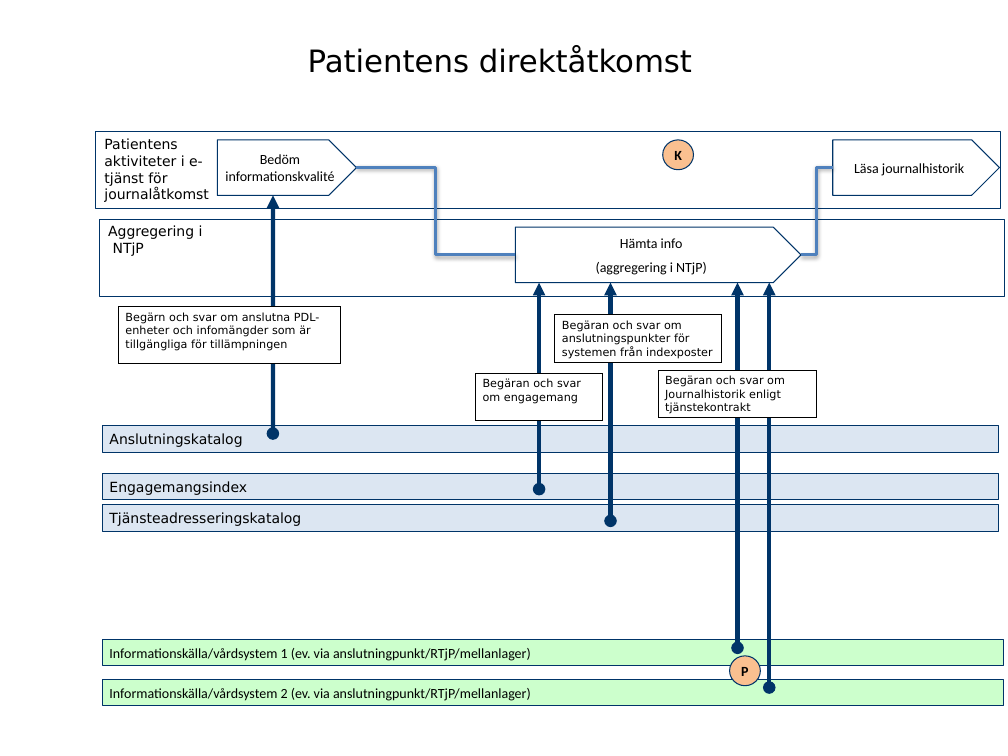
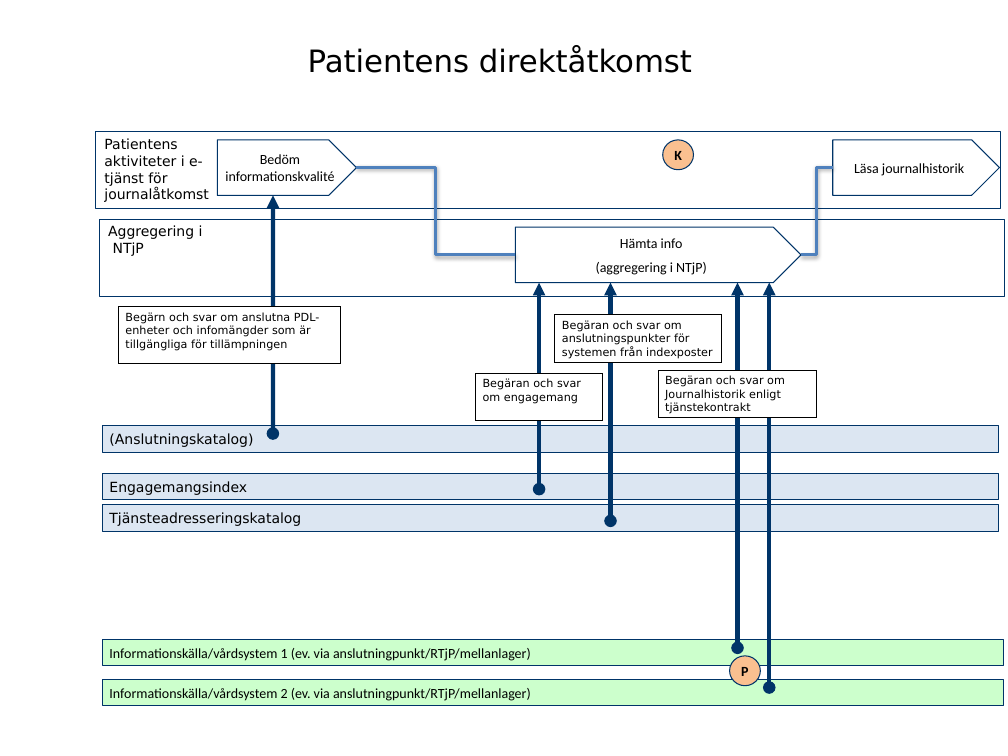
Before and after one commit to admstar/rivta, a slide deck: slide 4 of ServiceInteractions/riv/clinicalprocess/logistics/logistics/trunk/docs/TD_Logistics.pptx. Drawn at 1008x756 pixels with LibreOffice and Linux fonts; fonts in the diff are those of the drawing; background and template pictures are left out. Boxes give left, top, right and bottom in pixels: in the first picture for what was removed or moved away, otherwise in the second. Text is boxed around its words. In the diff, an @@ line names an element or a change of style, - is before the commit and + after.

```diff
--- a/ServiceInteractions/riv/clinicalprocess/logistics/logistics/trunk/docs/TD_Logistics.pptx
+++ b/ServiceInteractions/riv/clinicalprocess/logistics/logistics/trunk/docs/TD_Logistics.pptx
@@ text in rectangle at [109,433,253,447]: text changed @@
-Anslutningskatalog
+(Anslutningskatalog)
```
Also in this commit, not shown: 1 other slide changed, 9 other files.
